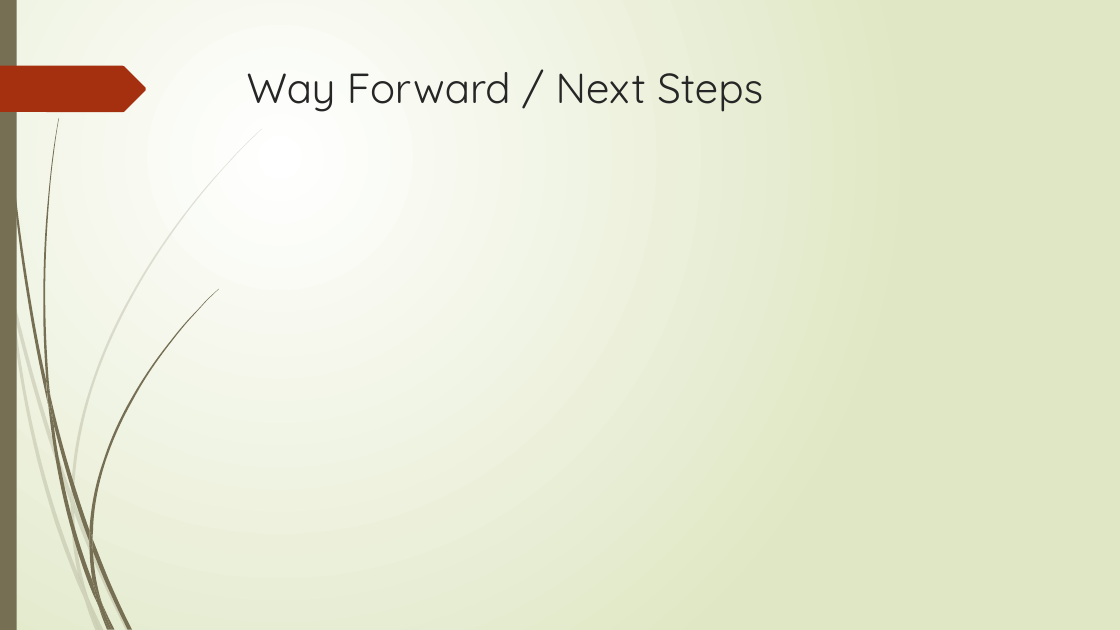
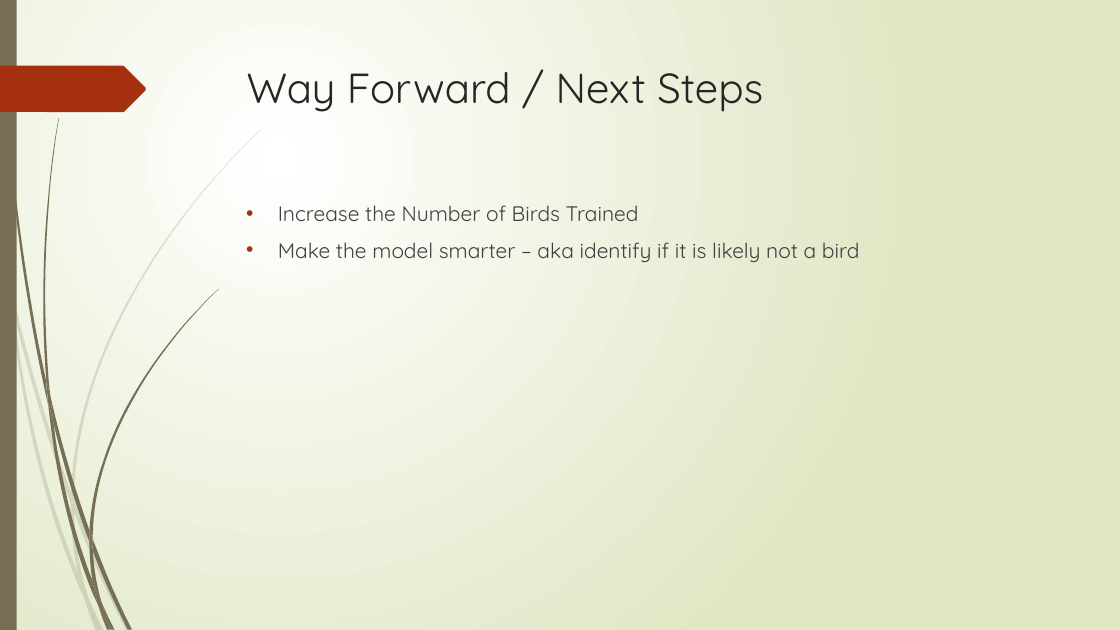
Before and after one commit to CrystalRae90/Machine_Learning_Project, a slide deck: slide 7 of Presentation.pptx. Drawn at 1120x630 pixels with LibreOffice and Linux fonts; fonts in the diff are those of the drawing. Boxes give left, top, right and bottom in pixels: in the first picture for what was removed or moved away, otherwise in the second. Text is boxed around its words. In the diff, an @@ line names an element or a change of style, - is before the commit and + after.

```diff
--- a/Presentation.pptx
+++ b/Presentation.pptx
@@ text added at (x1=278, y1=205, x2=859, y2=262), 18 pt, text #404040 @@
+• Increase the Number of Birds Trained
+• Make the model smarter – aka identify if it is likely not a bird
```
Also in this commit, not shown: 6 other slides changed, 1 slide added, 1 other file.
